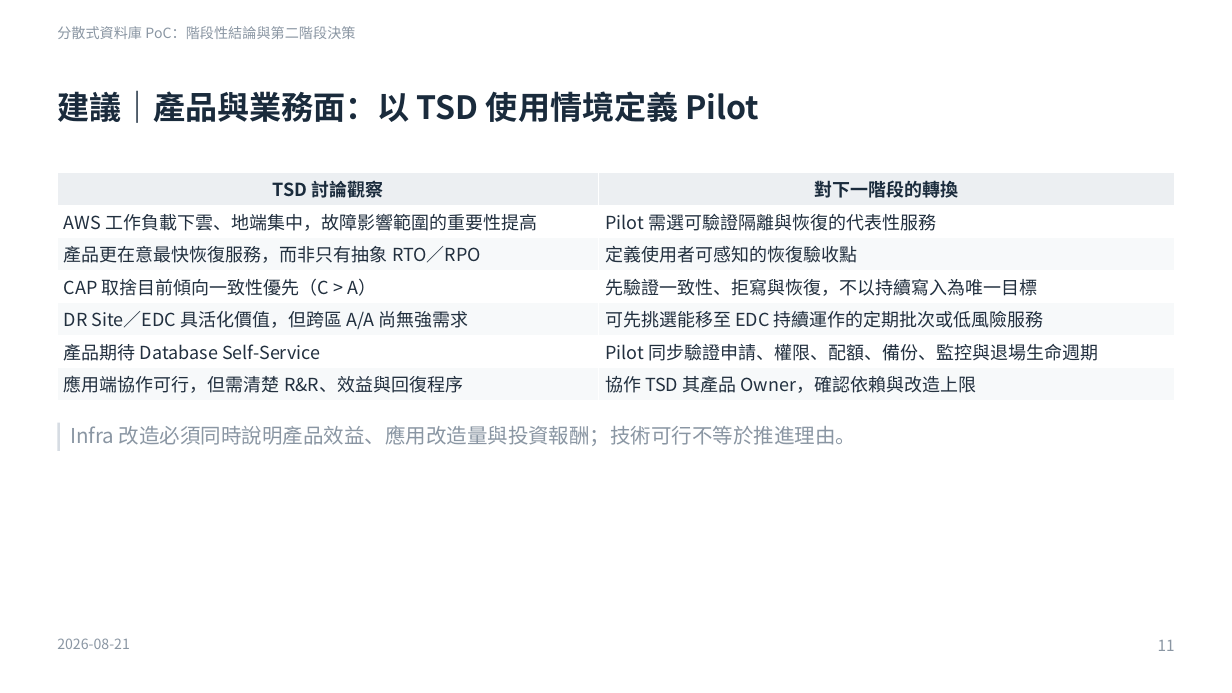
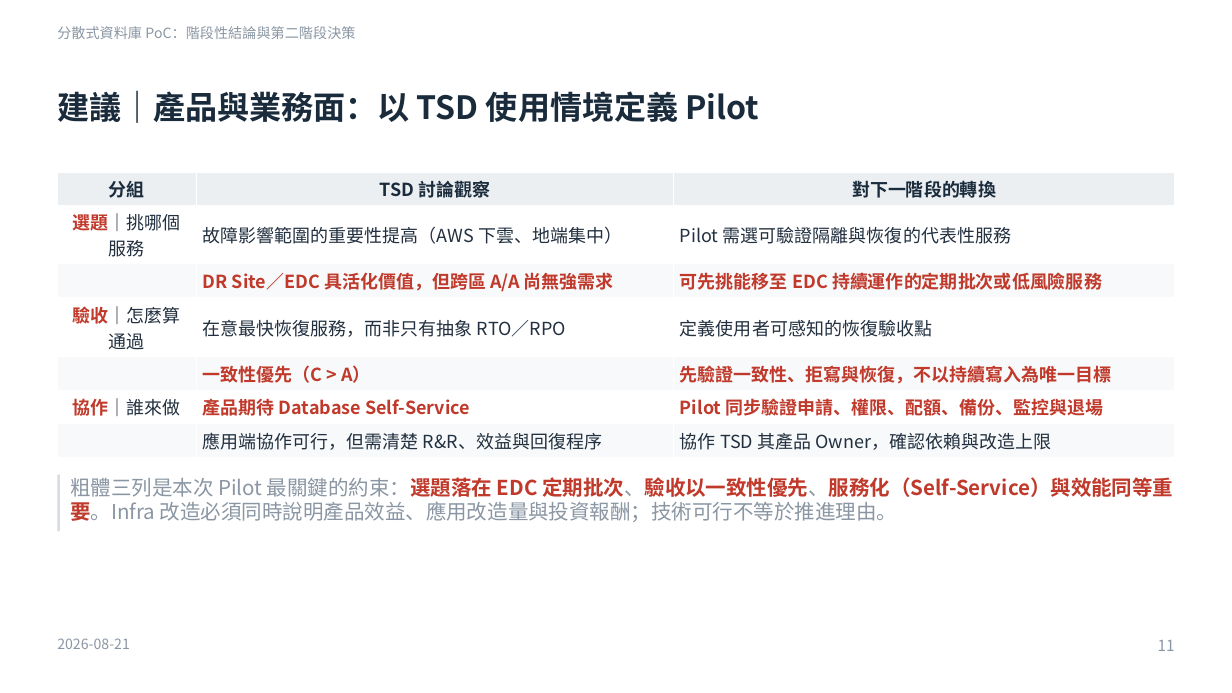
Before and after one commit to heavenruler/dba_career, a slide deck: slide 11 of poc/1_MeetingMinutes/0821_slide.pptx. Drawn at 1232x693 pixels with LibreOffice and Linux fonts; fonts in the diff are those of the drawing. Boxes give left, top, right and bottom in pixels: in the first picture for what was removed or moved away, otherwise in the second. Text is boxed around its words. In the diff, an @@ line names an element or a change of style, - is before the commit and + after.

```diff
--- a/poc/1_MeetingMinutes/0821_slide.pptx
+++ b/poc/1_MeetingMinutes/0821_slide.pptx
@@ table at <box>57,173,1175,454</box> @@
-column 1: TSD 討論觀察 | AWS 工作負載下雲、地端集中，故障影響範圍的重要性提高 | 產品更在意最快恢復服務，而非只有抽象 RTO／RPO | CAP 取捨目前傾向一致性優先（C > A） | DR Site／EDC 具活化價值，但跨區 A/A 尚無強需求 | 產品期待 Database Self-Service | 應用端協作可行，但需清楚 R&R、效益與回復程序
-column 2: 對下一階段的轉換 | Pilot 需選可驗證隔離與恢復的代表性服務 | 定義使用者可感知的恢復驗收點 | 先驗證一致性、拒寫與恢復，不以持續寫入為唯一目標 | 可先挑選能移至 EDC 持續運作的定期批次或低風險服務 | Pilot 同步驗證申請、權限、配額、備份、監控與退場生命週期 | 協作 TSD 其產品 Owner，確認依賴與改造上限
+column 1: 分組 | 選題｜挑哪個服務 |  | 驗收｜怎麼算通過 |  | 協作｜誰來做 | 
+column 2: TSD 討論觀察 | 故障影響範圍的重要性提高（AWS 下雲、地端集中） | DR Site／EDC 具活化價值，但跨區 A/A 尚無強需求 | 在意最快恢復服務，而非只有抽象 RTO／RPO | 一致性優先（C > A） | 產品期待 Database Self-Service | 應用端協作可行，但需清楚 R&R、效益與回復程序
+column 3: 對下一階段的轉換 | Pilot 需選可驗證隔離與恢復的代表性服務 | 可先挑能移至 EDC 持續運作的定期批次或低風險服務 | 定義使用者可感知的恢復驗收點 | 先驗證一致性、拒寫與恢復，不以持續寫入為唯一目標 | Pilot 同步驗證申請、權限、配額、備份、監控與退場 | 協作 TSD 其產品 Owner，確認依賴與改造上限
@@ rectangle: place and size @@
-rectangle at <box>57,422,60,451</box>
+rectangle at <box>57,475,60,531</box>
@@ text at <box>70,477,1173,522</box>: text changed @@
-Infra 改造必須同時說明產品效益、應用改造量與投資報酬；技術可行不等於推進理由。
+粗體三列是本次 Pilot 最關鍵的約束：選題落在 EDC 定期批次、驗收以一致性優先、服務化（Self-Service）與效能同等重要。Infra 改造必須同時說明產品效益、應用改造量與投資報酬；技術可行不等於推進理由。
```
Also in this commit, not shown: 2 other slides changed, 2 other files.
